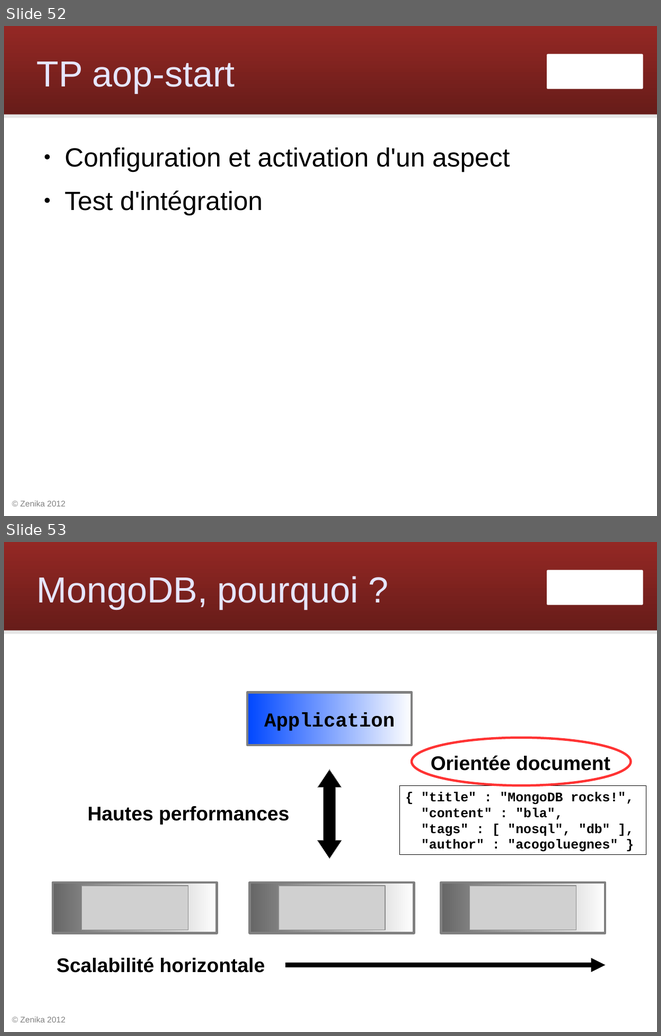
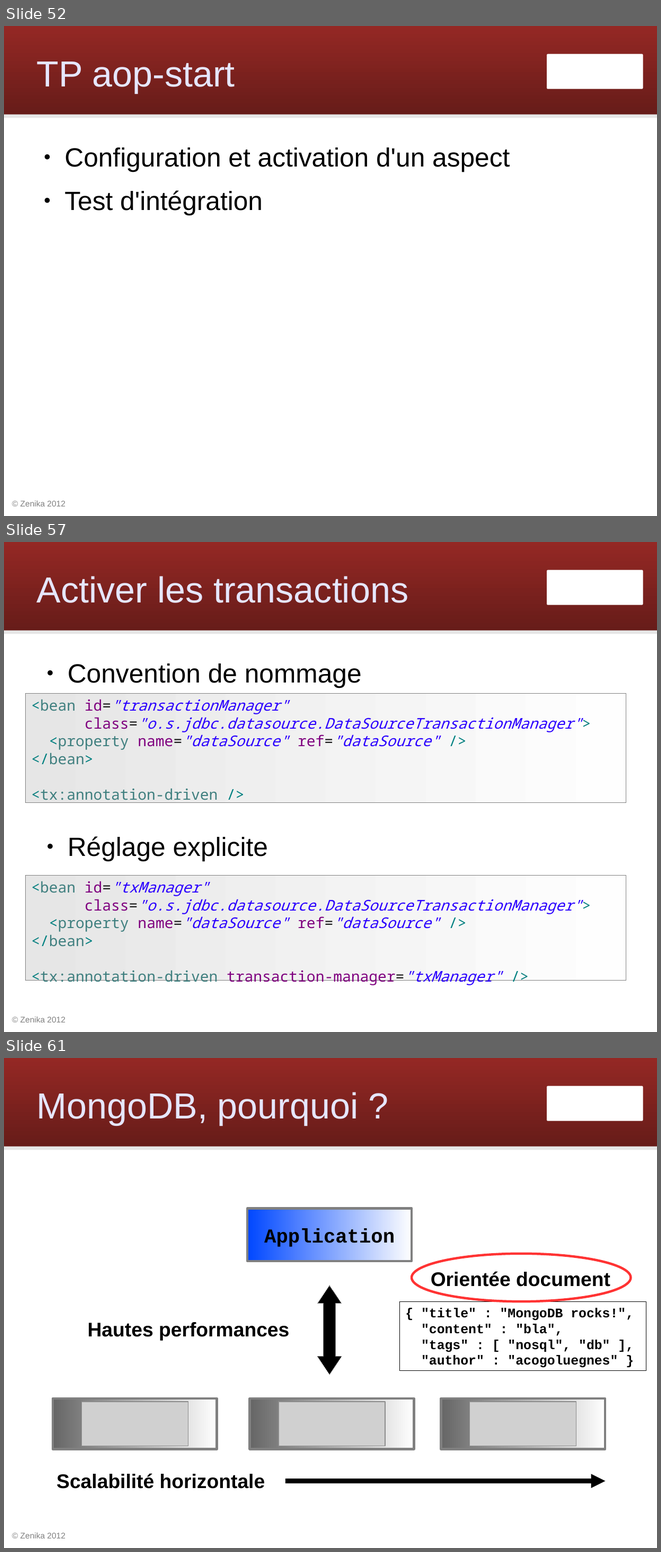
Before and after one commit to Zenika/workshop-spring-core, a slide deck: spring-workshop.odp. Shown one above the other, each under a label of ours: slides 52 and 53 before the commit, slides 52, 57 and 61 after it; the slides between them are not shown. The pictures are 661x1036 and 661x1552 pixels, drawn with LibreOffice and Linux fonts; fonts in the diff are those of the drawing; grey boxes stand for pictures; background and template pictures are left out. Boxes give left, top, right and bottom in pixels: in the first picture for what was removed or moved away, otherwise in the second. Text is boxed around its words. In the diff, an @@ line names an element or a change of style, - is before the commit and + after.

Commit message:
slides transaction

```diff
--- a/spring-workshop.odp
+++ b/spring-workshop.odp
@@ slide 57 added at bbox=[4, 542, 657, 1032], background #FFFFFF; not listed: 4 template elements that a slide beside it also shows @@
@@ title added at bbox=[37, 576, 408, 603], 44 pt, text #E6E6FF @@
+Activer les transactions
@@ text added at bbox=[68, 663, 362, 861], 32 pt, text #000000 @@
+● Convention de nommage
+● Réglage explicite
@@ rectangle added at bbox=[25, 693, 626, 803], fill gradient #E6E6E6 to #FEFEFE, outline #808080 0 pt, 18 pt, text #2A00FF, italic @@
+<bean id="transactionManager"
+class="o.s.jdbc.datasource.DataSourceTransactionManager">
+<property name="dataSource" ref="dataSource" />
+</bean>
+<tx:annotation-driven />
@@ rectangle added at bbox=[25, 875, 626, 980], fill gradient #E6E6E6 to #FEFEFE, outline #808080 0 pt, 18 pt, text #2A00FF, italic @@
+<bean id="txManager"
+class="o.s.jdbc.datasource.DataSourceTransactionManager">
+<property name="dataSource" ref="dataSource" />
+</bean>
+<tx:annotation-driven transaction-manager="txManager" />
@@ what was slide 53 is now slide 61 @@
```
Also in this commit, not shown: 7 other slides added.
